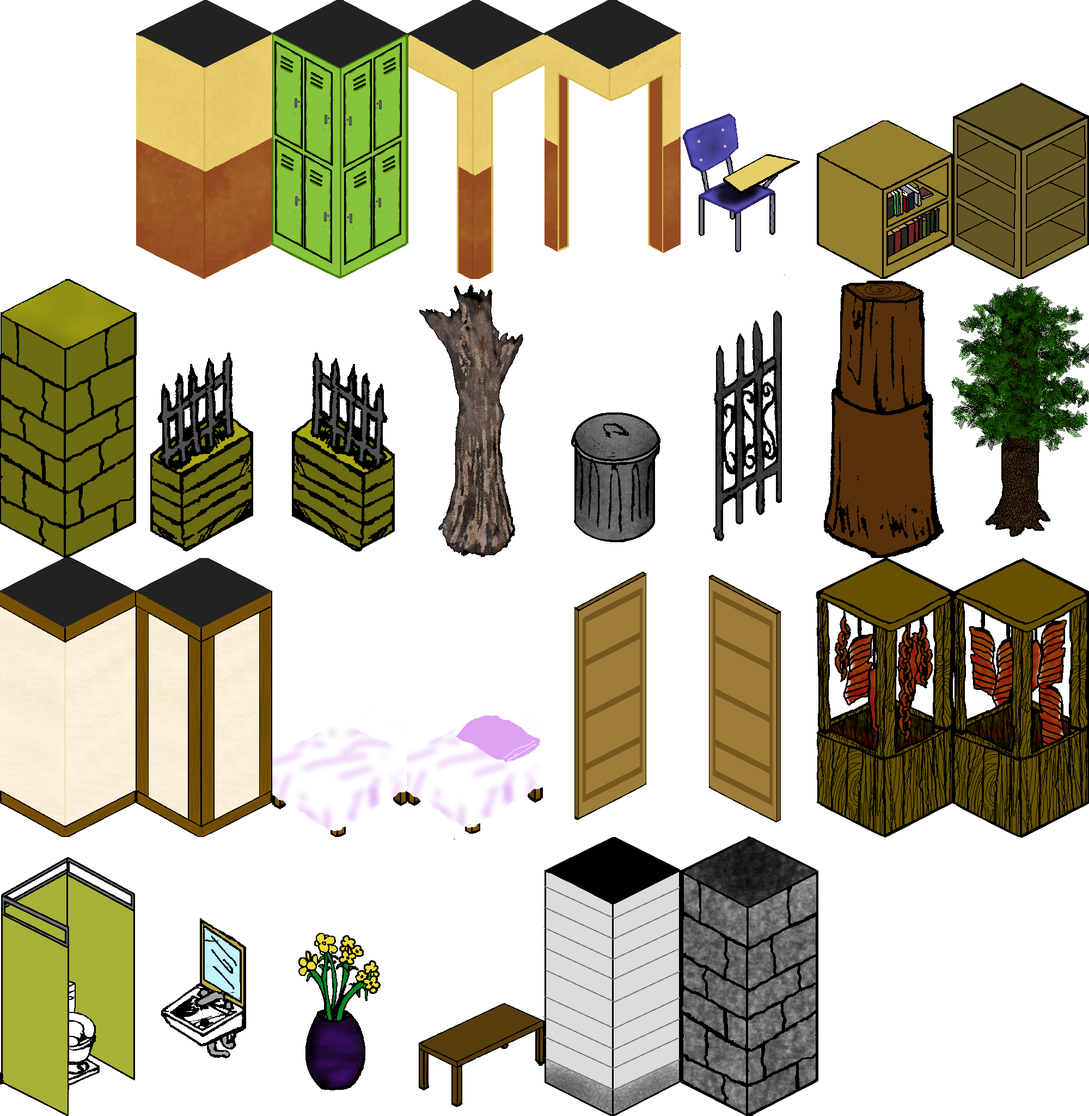
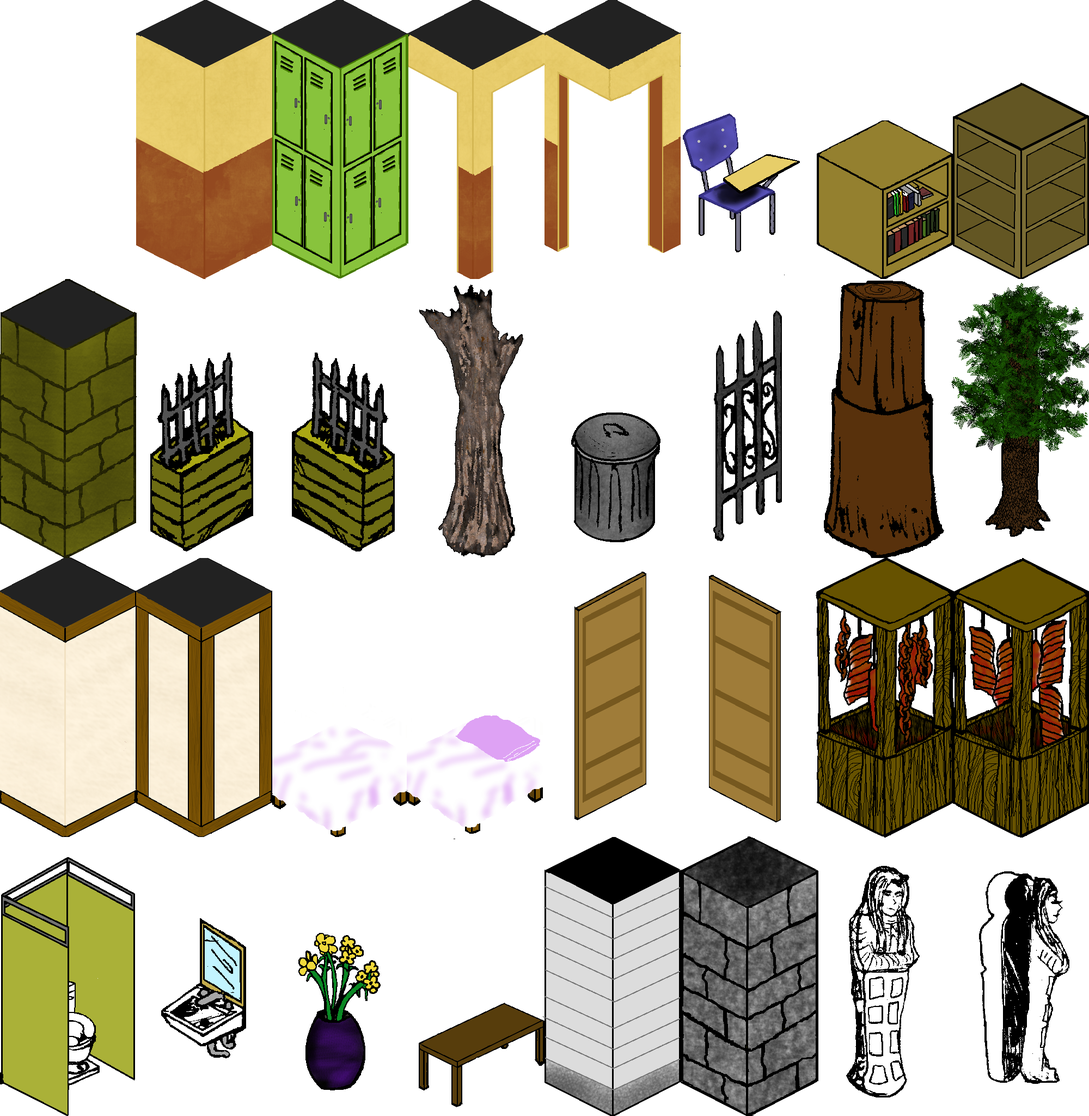
Layered file, before and after one edit (1089 x 1116). Changes by layer:
painted on "walls250x512.png" over [left=0, top=136, right=1070, bottom=1098]
